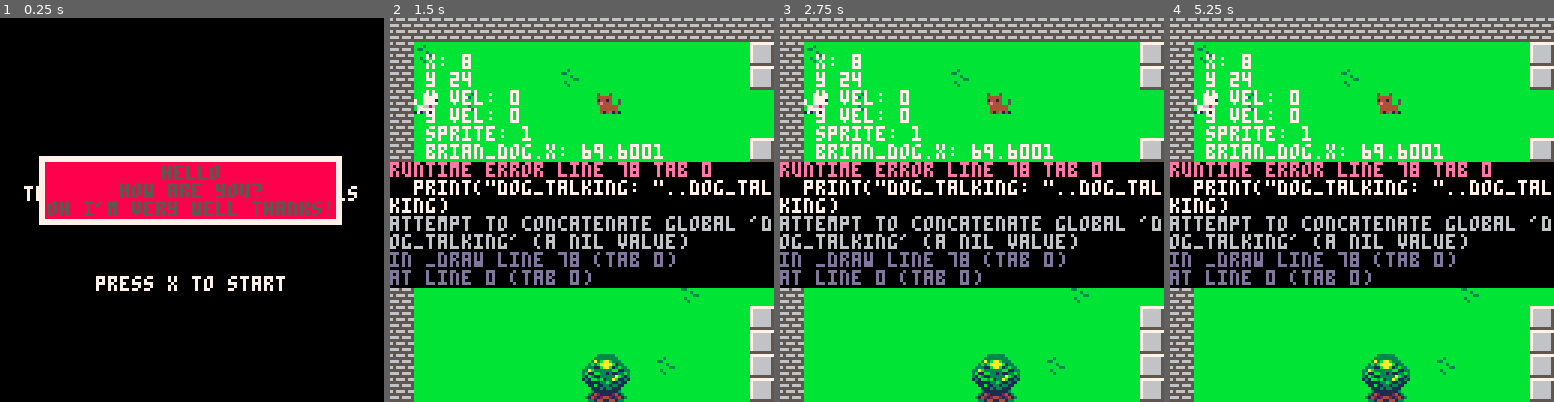
Above: before the commit, frames 1-4 (left to right).
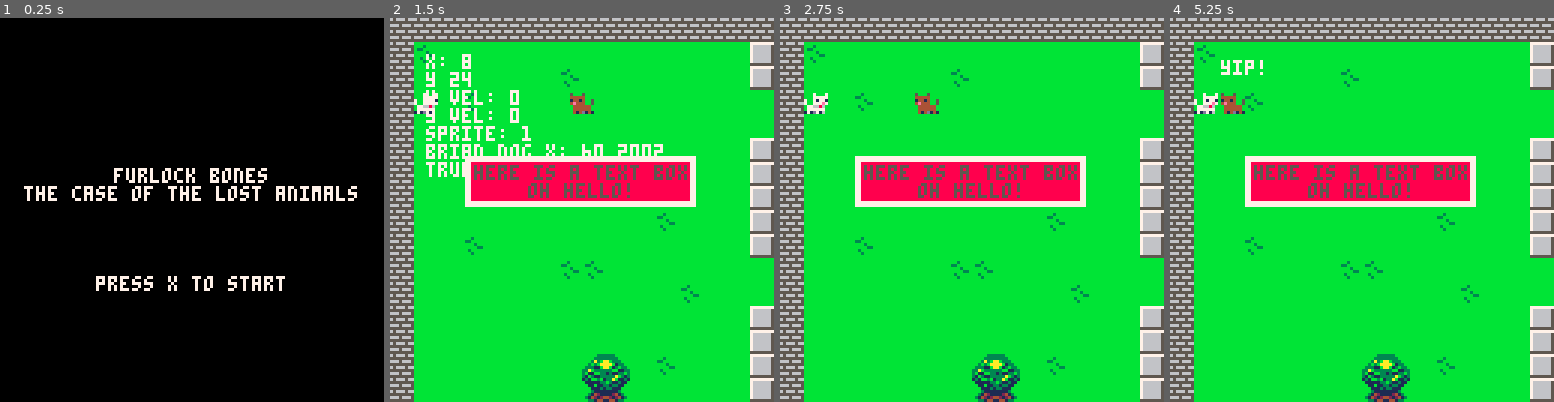
Above: after the commit, the same moments.

Repository: Mackeriah/FurlockBones-game
Game: PICO-8 cartridge furlock bones.p8
Same seed, same stepped clock (60 frames per second), same inputs: the game is played once before the commit and once after it.
Inputs:
- Up to frame 1 (0.25 s): no input
- Up to frame 2 (1.5 s): tap X (X key) at 0.33, 1.07 s; tap O (Z key) at 0.7 s
- Up to frame 3 (2.75 s): hold Right 1.6-2.1 s; tap O (Z key) at 1.7, 2.1, 2.5 s; tap X (X key) at 1.85 s; hold Up 2.15-2.42 s; hold Right from 2.47 s (still down)
- Up to frame 4 (5.25 s): tap O (Z key) every 0.4 s from 2.9 to 4.9 s; tap X (X key) at 2.97, 4.08, 5.2 s; release Right at 3.03 s; hold Left 3.08-3.58 s; hold Down 3.63-3.97 s; hold Right 4.02-4.68 s; hold Up 4.73-5.03 s; hold Left from 5.08 s (still down)

The runs differ from the first frame. In frame 1, 14% of the frame differs, in the area x 10-90%, y 35-54%; in frame 2, 34%; in frame 3, 36%; in frame 4, 36%, in the area x 0-100%, y 9-71%.
Error before the commit: runtime error line 78 tab 0; print("dog_talking: "..dog_talking); attempt to concatenate global 'dog_talking' (a nil value)

Commit message:
conversations can be triggered with key press
next need to hide with second key press

Diff:
--- a/furlock bones.p8
+++ b/furlock bones.p8
@@ -1,6 +1,10 @@
 pico-8 cartridge // http://www.pico-8.com
 version 36
 __lua__
+
+--[[ CONTROL +K +J = unfold all
+CONTROL +K +1 = fold at level 1 ]]
+
 --init and setup functions
 function _init()
 	debug_mode = false
@@ -12,11 +16,8 @@
 	anim_time = 0
 	anim_wait = 0.1
 	dog_talking = no
-	init_conversation_text() -- used for text box
-end
-
---[[ CONTROL +K +J = unfold all
-CONTROL +K +1 = fold at level 1 ]]
+	init_conversation_text()
+end
 
 function toggle_debug_mode()
 	if (btnp(🅾️)) and (debug_mode == false) then
@@ -59,8 +60,12 @@
 		move_player() -- MUST be before camera_follow_player
 		camera_follow_player() -- MUST be after move_player
 		move_brian_dog()
+
+		if (btnp(❎)) then
+			new_conversation({"here is a text box", "oh hello!"})
+		end
 	else
-		if (btn(❎)) then activeGame = true end
+		if (btnp(❎)) then activeGame = true end
 	end
 end
 
@@ -69,8 +74,12 @@
 	if activeGame == false then draw_menu() end
 	if activeGame == true then
 		draw_game()
-		if (char_collision(player.x,player.y,brian_dog.x,brian_dog.y)) then end
-	end
+		if (character_collision(player.x,player.y,brian_dog.x,brian_dog.y)) then end
+
+		-- draw player conversations
+		if text.active == true then draw_conversation()	end
+	end
+
 	if (debug_mode == true) then
 		print("x: "..player.x,12,12,7)
 		print("y "..player.y)
@@ -78,10 +87,8 @@
 		print("y vel: "..player.velocity_y)
 		print("sprite: "..player.sprite)
 		print("brian_dog.x: "..brian_dog.x)
-		print("dog_talking: "..dog_talking)
-	end
-	if text.active == true then
-		draw_conversation_text()
+		--print("dog_talking: "..dog_talking)
+		print(text.active)
 	end
 end
 
@@ -122,71 +129,75 @@
 end
 
 function move_player()
-	--when the user tries to move, only add the acceleration to the current speed.
-	if (btn(⬅️)) then
-		player.velocity_x -= player.acceleration
-		player.direction = -1
-	end
-	if (btn(➡️)) then
-		player.velocity_x += player.acceleration
-		player.direction = 1
-	end
-	if (btn(⬆️)) then
-		player.velocity_y -= player.acceleration
-	end
-	if (btn(⬇️)) then
-		player.velocity_y += player.acceleration
-	end
-
-	-- max negative speed, player direction, max positive speed
-	-- So if player.direction tries to exceed max, we refer to either - or + max instead
-	-- essentially we ignore what player trying to do, until speed reduces
- 	player.velocity_x = mid(-player.max_x_speed,player.velocity_x,player.max_x_speed)
- 	player.velocity_y = mid(-player.max_y_speed,player.velocity_y,player.max_y_speed)
-
-	-- if player still moving
-	if (player.velocity_x != 0) or (player.velocity_y != 0) then
-
-		-- call check_if_next_to_wall function for collision before letting player move
-		-- essentially this allows play to move diaganolly along a solid object, as without this
-		-- the can_move code prevents them moving
-		check_if_next_to_wall(player)
-
-		-- check player isn't trying to move into a solid object
-		if (can_move(player, player.velocity_x, player.velocity_y)) then
-			--actually move the player to the new location
-			player.x += player.velocity_x
-			player.y += player.velocity_y
-
-		-- if player cannot move there, find out how close they can get and move them there instead.
-		else
-			--create temporary variables to store how far the player is trying to move
-			temp_direction_x = player.velocity_x
-			temp_direction_y = player.velocity_y
-
-			--make tempx,tempy shorter and shorter until we find a new position the player can move to
-			while (not can_move(player,temp_direction_x,temp_direction_y)) do
-
-				--if x movement has been shortened so much that it's practically 0, set it to 0
-				if (abs(temp_direction_x) <= 0.1) then
-					temp_direction_x = 0
-					--but if it's not too small, make it 90% of what it was before.
-					-- this shortens the amount the player is trying to move in that direction.
-				else
-					temp_direction_x *= 0.9
+
+	-- dont' allow player to move when talking, it's rude.
+	if (text.active == false) then
+		--when the user tries to move, only add the acceleration to the current speed.
+		if (btn(⬅️)) then
+			player.velocity_x -= player.acceleration
+			player.direction = -1
+		end
+		if (btn(➡️)) then
+			player.velocity_x += player.acceleration
+			player.direction = 1
+		end
+		if (btn(⬆️)) then
+			player.velocity_y -= player.acceleration
+		end
+		if (btn(⬇️)) then
+			player.velocity_y += player.acceleration
+		end
+
+		-- max negative speed, player direction, max positive speed
+		-- So if player.direction tries to exceed max, we refer to either - or + max instead
+		-- essentially we ignore what player trying to do, until speed reduces
+		player.velocity_x = mid(-player.max_x_speed,player.velocity_x,player.max_x_speed)
+		player.velocity_y = mid(-player.max_y_speed,player.velocity_y,player.max_y_speed)
+
+		-- if player still moving
+		if (player.velocity_x != 0) or (player.velocity_y != 0) then
+
+			-- call check_if_next_to_wall function for collision before letting player move
+			-- essentially this allows play to move diaganolly along a solid object, as without this
+			-- the can_move code prevents them moving
+			check_if_next_to_wall(player)
+
+			-- check player isn't trying to move into a solid object
+			if (can_move(player, player.velocity_x, player.velocity_y)) then
+				--actually move the player to the new location
+				player.x += player.velocity_x
+				player.y += player.velocity_y
+
+			-- if player cannot move there, find out how close they can get and move them there instead.
+			else
+				--create temporary variables to store how far the player is trying to move
+				temp_direction_x = player.velocity_x
+				temp_direction_y = player.velocity_y
+
+				--make tempx,tempy shorter and shorter until we find a new position the player can move to
+				while (not can_move(player,temp_direction_x,temp_direction_y)) do
+
+					--if x movement has been shortened so much that it's practically 0, set it to 0
+					if (abs(temp_direction_x) <= 0.1) then
+						temp_direction_x = 0
+						--but if it's not too small, make it 90% of what it was before.
+						-- this shortens the amount the player is trying to move in that direction.
+					else
+						temp_direction_x *= 0.9
+					end
+
+					--do the same thing for y movement
+					if (abs(temp_direction_y) <= 0.1) then
+						temp_direction_y = 0
+					else
+						temp_direction_y *= 0.9
+					end
 				end
 
-				--do the same thing for y movement
-				if (abs(temp_direction_y) <= 0.1) then
-					temp_direction_y = 0
-				else
-					temp_direction_y *= 0.9
-				end
+			--now we've found a distance the player can move, actually move them there
+			player.x += temp_direction_x
+			player.y += temp_direction_y
 			end
-
-		--now we've found a distance the player can move, actually move them there
-		player.x += temp_direction_x
-		player.y += temp_direction_y
 		end
 	end
 
@@ -229,10 +240,7 @@
  	end
 end
 
--->8
--- collision functions
-
-function char_collision(playerx,playery,charx,chary)
+function character_collision(playerx,playery,charx,chary)
 	if charx +10 > playerx and charx < playerx +10 and chary +10 > playery and chary < playery +10 then
   		brian_dog.speed = 0
 		print(dog_talk[choice],brian_dog.x,brian_dog.y-10,7)
@@ -246,11 +254,13 @@
  	end
 end
 
--- if player next to a wall stop them moving in that direction
--- essentially this allows player to move along a wall holding two buttons. e.g. up and left
--- what happens is that we ignore the left movement as it is set to zero meaning that we only
--- apply the vertical movement. It's really just a player UX fix.
+-->8
+-- player collision functions
 function check_if_next_to_wall(player)
+	-- if player next to a wall stop them moving in that direction
+	-- essentially this allows player to move along a wall holding two buttons. e.g. up and left
+	-- what happens is that we ignore the left movement as it is set to zero meaning that we only
+	-- apply the vertical movement. It's really just a player UX fix.
 	-- player moving left
 	if (player.velocity_x < 0) then
 		--check both left corners for a wall
@@ -295,10 +305,10 @@
 	end
 end
 
---this function takes an object (only player currently) and it's x,y speed. It uses these
---to check the four corners of the object to see it can move into that spot. (a map tile
---marked as solid would prevent movement into that spot.)
 function can_move(object,direction_x,direction_y)
+	--this function takes an object (only player currently) and it's x,y speed. It uses these
+	--to check the four corners of the object to see it can move into that spot. (a map tile
+	--marked as solid would prevent movement into that spot.)
 	-- capture x,y coords for where trying to move
 	local next_left = object.x + direction_x
 	local next_right = object.x + direction_x + object.width
@@ -350,9 +359,42 @@
 end
 
 function init_conversation_text()
-	text = {}
-	text.active = true
-	text.str = {"hello", "how are you?", "oh i'm very well thanks!"}
+	text = {} -- create empty array to store multiple strings
+	text.active = false -- initialise to false
+	text.string = {} -- empty array to store individual string?
+end
+
+function new_conversation(txt)
+	text.string = txt -- enter received string(s) into array
+	text.active = true -- set text as active so
+end
+
+function draw_conversation()
+	local maxTextWidth = 0
+	for i=1, #text.string do
+		if #text.string[i] > maxTextWidth then -- loop through array and find longest text element
+			maxTextWidth = #text.string[i] -- set max width to longest element so box wide enough
+		end
+	end
+
+	-- define textbox with border
+	local textbox_x = 64 - maxTextWidth *2-1 -- -1 for border
+	local textbox_y = 48
+	local textbox_width = textbox_x+(maxTextWidth*4)  -- *4 to account for character width
+	local textbox_height = textbox_y + #text.string * 6
+
+	-- draw outer border text box
+	rectfill(textbox_x-2, textbox_y-2, textbox_width+2, textbox_height+2, 7)
+	rectfill(textbox_x, textbox_y, textbox_width, textbox_height, 8)
+
+	-- write text
+	for i=1, #text.string do  -- the # gets the legnth of the array 'text'
+		local txt = text.string[i]
+		-- local tx = textbox_x +1 -- add 1 pixel of outside of box and text
+		local tx = 64 - #txt * 2 -- centre text based on length of string txt
+		local ty = textbox_y -5+(i*6) -- padding for top of box but because for loop starts at 1 we need to subtract 5
+		print(txt, tx, ty, 5)
+	end
 end
 
 function choose_dog_convo()
@@ -368,35 +410,6 @@
 dog_talk[3] = "*sniff sniff*"
 dog_talk[4] = "yip!"
 dog_talk[5] = "whimper..."
-
-function draw_conversation_text()
-
-	local maxTextWidth = 0
-	for i=1, #text.str do
-		if #text.str[i] > maxTextWidth then -- loop through array and find longest text element
-			maxTextWidth = #text.str[i] -- set max width to longest element so box wide enough
-		end
-	end
-
-	-- define textbox with border
-	local textbox_x = 64 - maxTextWidth *2-1 -- -1 for border
-	local textbox_y = 48
-	local textbox_width = textbox_x+(maxTextWidth*4)  -- *4 to account for character width
-	local textbox_height = textbox_y + #text.str * 6
-
-	-- draw outer border text box
-	rectfill(textbox_x-2, textbox_y-2, textbox_width+2, textbox_height+2, 7)
-	rectfill(textbox_x, textbox_y, textbox_width, textbox_height, 8)
-
-	-- write text
-	for i=1, #text.str do  -- the # gets the legnth of the array 'text'
-		local txt = text.str[i]
-		-- local tx = textbox_x +1 -- add 1 pixel of outside of box and text
-		local tx = 64 - #txt * 2 -- centre text based on length of string txt
-		local ty = textbox_y -5+(i*6) -- padding for top of box but because for loop starts at 1 we need to subtract 5
-		print(txt, tx, ty, 5)
-	end
-end
 
 text_array = {}
 text_array[1] = "furlock bones"
